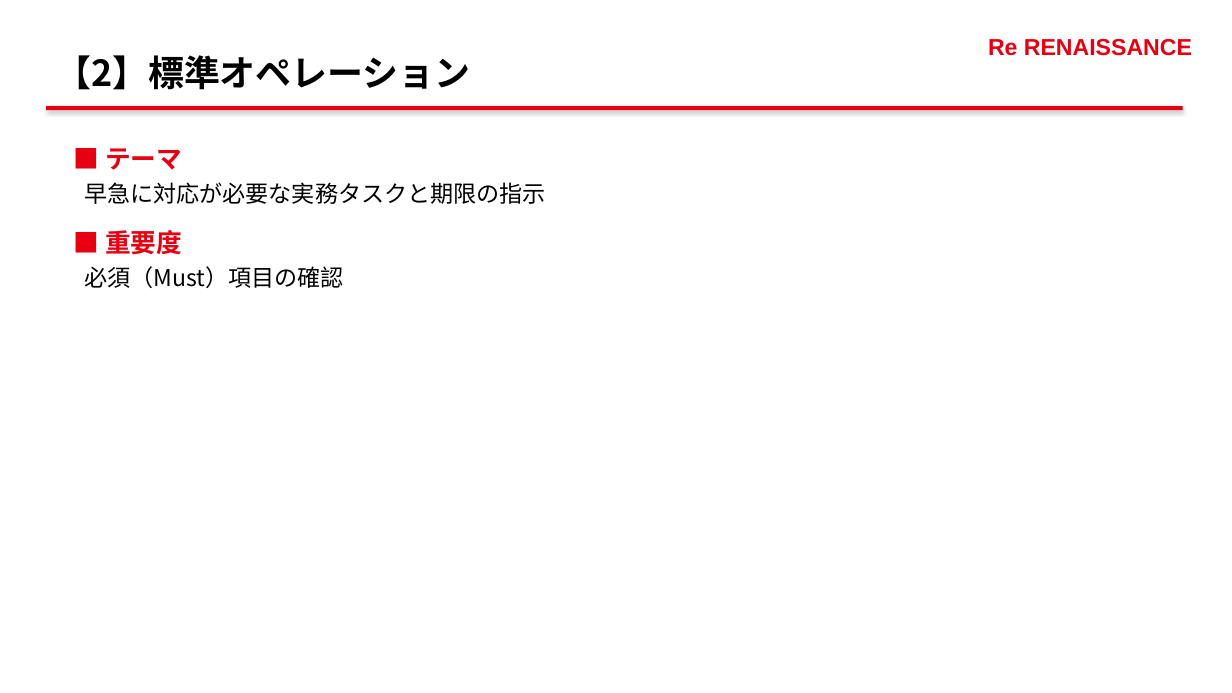
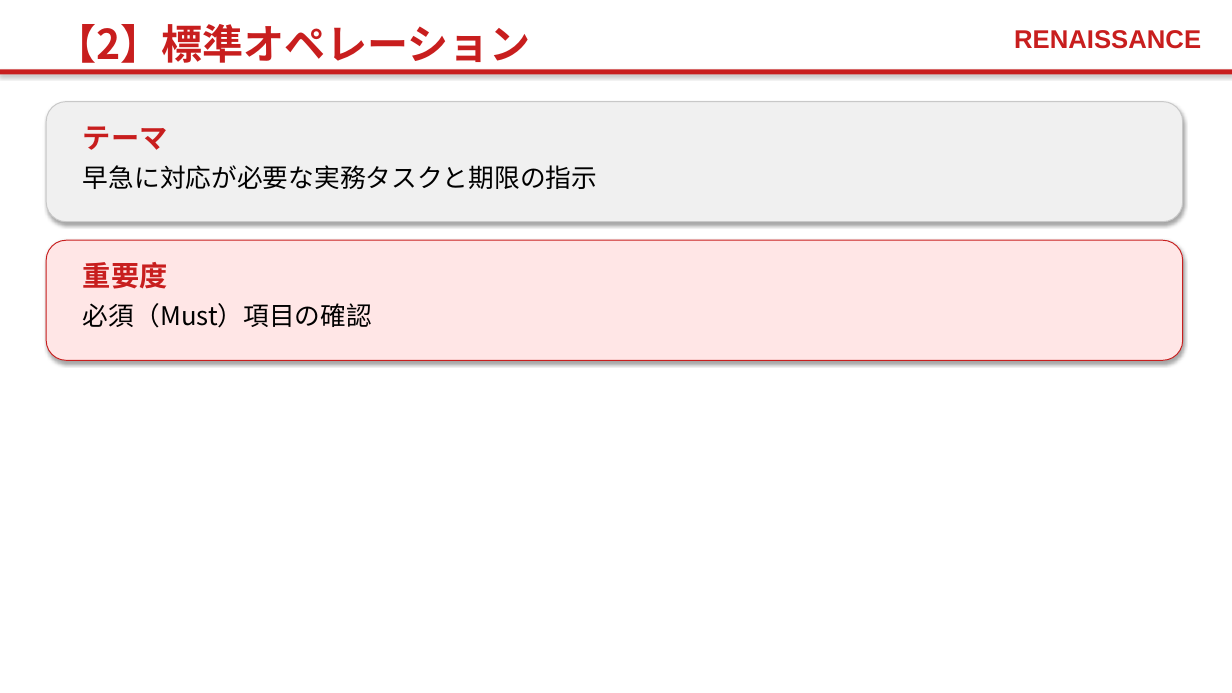
Before and after one commit to pippo2734/my-claude-skills, a slide deck: slide 11 of RURA_followup_mtg.pptx. Drawn at 1232x693 pixels with LibreOffice and Linux fonts; fonts in the diff are those of the drawing. Boxes give left, top, right and bottom in pixels: in the first picture for what was removed or moved away, otherwise in the second. Text is boxed around its words. In the diff, an @@ line names an element or a change of style, - is before the commit and + after.

```diff
--- a/RURA_followup_mtg.pptx
+++ b/RURA_followup_mtg.pptx
@@ text "【2】標準オペレーション" moved from (x1=55, y1=55, x2=470, y2=90) to (x1=55, y1=24, x2=530, y2=70) @@
@@ text "【2】標準オペレーション" at (x1=55, y1=24, x2=530, y2=70): size 28 to 32 pt, text colour #000000 to #C81E1E @@
@@ text at (x1=1014, y1=30, x2=1201, y2=49): text changed; size 18 to 20 pt; text colour #E60012 to #C81E1E @@
-Re RENAISSANCE
+RENAISSANCE
@@ rectangle resized from (x1=46, y1=106, x2=1183, y2=110) to (x1=0, y1=69, x2=1232, y2=75) @@
@@ rectangle at (x1=0, y1=69, x2=1232, y2=75): fill #E60012 to #C81E1E @@
@@ rounded rectangle added at (x1=46, y1=102, x2=1183, y2=222), fill #F0F0F0, outline #C8C8C8 0.75 pt @@
@@ text added at (x1=83, y1=126, x2=168, y2=150), 22 pt, text #C81E1E, bold @@
+テーマ
@@ text at (x1=105, y1=148, x2=182, y2=170): paragraph removed @@
-■ テーマ
@@ text "早急に対応が必要な実務タスクと期限の指示" moved from (x1=84, y1=148, x2=546, y2=288) to (x1=83, y1=165, x2=597, y2=189) @@
@@ text "早急に対応が必要な実務タスクと期限の指示" at (x1=83, y1=165, x2=597, y2=189): size 18 to 20 pt; less space between paragraphs @@
@@ text at (x1=84, y1=230, x2=344, y2=288): paragraphs removed @@
-■ 重要度
-必須（Must）項目の確認
@@ rounded rectangle added at (x1=46, y1=240, x2=1183, y2=360), fill #FFE6E6, outline #C81E1E 0.75 pt @@
@@ text added at (x1=83, y1=262, x2=168, y2=289), 22 pt, text #C81E1E, bold @@
+重要度
@@ text added at (x1=83, y1=303, x2=372, y2=328), 20 pt, text #000000 @@
+必須（Must）項目の確認
```
Also in this commit, not shown: 19 other slides changed, 1 other file.
